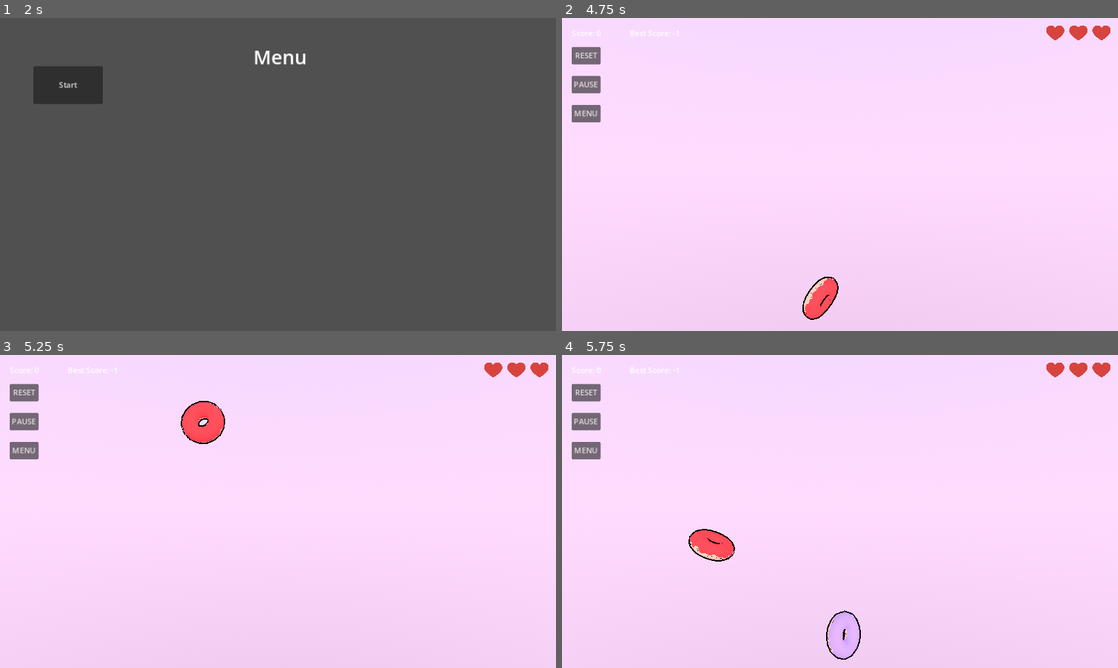
Above: before the commit, frames 1-4 (two rows, left to right).
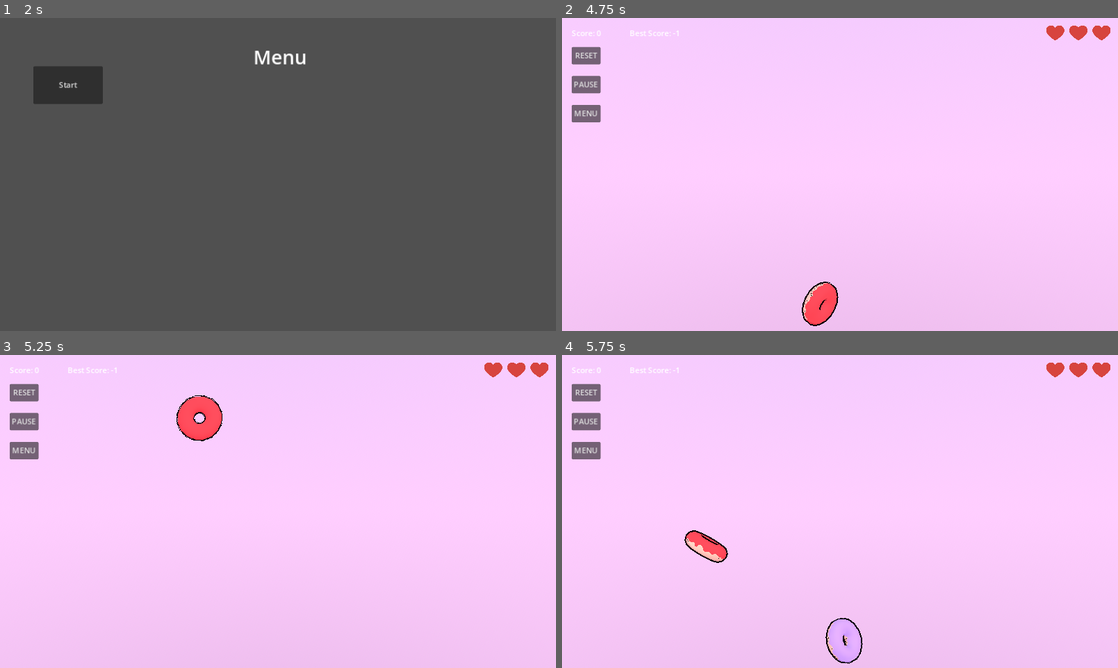
Above: after the commit, the same moments.

Repository: gugdun/donuts
Game: Godot game, scene res://scenes/game.tscn
Same seed, same stepped clock (60 frames per second), same inputs: the game is played once before the commit and once after it.
Inputs (mouse positions are in pixels of both pictures, inside the frame that each line leads up to):
- Up to frame 1 (2 s): click "RESET" at 0.5 s; click "PAUSE" at 1.25 s
- Up to frame 2 (4.75 s): click "Start" at 2 s; click "MENU" at 2.75 s; click "Start" at 3.5 s; tap Enter at 4.25 s; move the mouse to (962, 158) at 4.27 s; click (962, 158) at 4.42 s
- Up to frame 3 (5.25 s): drag from (166, 527) to (250, 574) at 5.02 s
- Up to frame 4 (5.75 s): no input

Frame 1 is identical in both runs. In frame 2, 0.3% of the frame differs, in the area x 43-50%, y 82-99%; in frame 3, 0.5%; in frame 4, 0.7%, in the area x 22-55%, y 55-99%.

Commit message:
add: Multi-touch support #12

Diff:
--- a/project.godot
+++ b/project.godot
@@ -29,6 +29,10 @@
 window/stretch/mode="canvas_items"
 window/stretch/aspect="expand"
 
+[input_devices]
+
+pointing/emulate_touch_from_mouse=true
+
 [physics]
 
 3d/default_gravity=4.9
--- a/scenes/game.tscn
+++ b/scenes/game.tscn
@@ -10,17 +10,17 @@
 [ext_resource type="Script" path="res://scripts/score_label.gd" id="6_3ugvf"]
 [ext_resource type="Script" path="res://scripts/game_state.gd" id="6_8jga8"]
 [ext_resource type="PackedScene" uid="uid://c68xoboemdf7w" path="res://scenes/donuts/pink_donut.tscn" id="6_i0elt"]
-[ext_resource type="PackedScene" uid="uid://bhyqrm80u08wx" path="res://scenes/hp_container.tscn" id="6_n65nv"]
+[ext_resource type="PackedScene" path="res://scenes/hp_container.tscn" id="6_n65nv"]
 [ext_resource type="PackedScene" uid="uid://bviyripn8ebbq" path="res://scenes/health_point.tscn" id="7_5yfvh"]
 [ext_resource type="Script" path="res://scripts/best_score_label.gd" id="7_n82gt"]
 [ext_resource type="Script" path="res://scripts/reset_button.gd" id="8_2bbsm"]
 
 [sub_resource type="ProceduralSkyMaterial" id="ProceduralSkyMaterial_c6ap1"]
-sky_top_color = Color(0.60287, 0.73308, 0.957591, 1)
-sky_horizon_color = Color(1, 0.860764, 0.999121, 1)
+sky_top_color = Color(0.534663, 0.685574, 0.94765, 1)
+sky_horizon_color = Color(1, 0.807843, 1, 1)
 sky_curve = 4.326
-ground_bottom_color = Color(0.656343, 0.487137, 0.651735, 1)
-ground_horizon_color = Color(1, 0.858824, 1, 1)
+ground_bottom_color = Color(0.578204, 0.412497, 0.574218, 1)
+ground_horizon_color = Color(1, 0.807843, 1, 1)
 ground_curve = 2.38856
 
 [sub_resource type="Sky" id="Sky_m31dt"]
@@ -30,11 +30,11 @@
 background_mode = 2
 sky = SubResource("Sky_m31dt")
 
-[node name="game" type="Node3D" node_paths=PackedStringArray("camera", "trail", "health_bar", "reset_button", "pause_button")]
+[node name="game" type="Node3D" node_paths=PackedStringArray("camera", "trails", "health_bar", "reset_button", "pause_button")]
 script = ExtResource("1_ybh72")
 pop_timeout = 0.05
 camera = NodePath("environment/camera")
-trail = NodePath("scene/trail")
+trails = [NodePath("scene/trail1"), NodePath("scene/trail2"), NodePath("scene/trail3"), NodePath("scene/trail4"), NodePath("scene/trail5"), NodePath("scene/trail6"), NodePath("scene/trail7"), NodePath("scene/trail8")]
 health_bar = NodePath("game_menu/hp_container")
 reset_button = NodePath("game_menu/reset_button")
 pause_button = NodePath("game_menu/pause_button")
@@ -49,7 +49,9 @@
 [node name="camera" type="Camera3D" parent="environment"]
 transform = Transform3D(1, 0, 0, 0, 1, 0, 0, 0, 1, 0, 0, 1)
 environment = SubResource("Environment_k3ono")
+projection = 1
 fov = 60.0
+size = 1.1
 
 [node name="scene" type="Node3D" parent="."]
 
@@ -61,7 +63,22 @@
 transform = Transform3D(1, 0, 0, 0, 1, 0, 0, 0, 1, 0, -1, 0)
 default_donuts = Array[PackedScene]([ExtResource("6_i0elt"), ExtResource("4_wa7g3"), ExtResource("5_l268r")])
 
-[node name="trail" parent="scene" instance=ExtResource("3_nnxak")]
+[node name="trail1" parent="scene" instance=ExtResource("3_nnxak")]
+
+[node name="trail2" parent="scene" instance=ExtResource("3_nnxak")]
+
+[node name="trail3" parent="scene" instance=ExtResource("3_nnxak")]
+
+[node name="trail4" parent="scene" instance=ExtResource("3_nnxak")]
+
+[node name="trail5" parent="scene" instance=ExtResource("3_nnxak")]
+
+[node name="trail6" parent="scene" instance=ExtResource("3_nnxak")]
+
+[node name="trail7" parent="scene" instance=ExtResource("3_nnxak")]
+
+[node name="trail8" parent="scene" instance=ExtResource("3_nnxak")]
+transform = Transform3D(1, 0, 0, 0, 1, 0, 0, 0, 1, 0, -1.25, 0)
 
 [node name="destroyer" parent="scene" instance=ExtResource("4_pxjyh")]
 transform = Transform3D(1, 0, 0, 0, 1, 0, 0, 0, 1, 0, -1.25, 0)
@@ -136,7 +153,6 @@
 text = "PAUSE"
 
 [node name="hp_container" parent="game_menu" instance=ExtResource("6_n65nv")]
-unique_name_in_owner = true
 layout_mode = 1
 anchors_preset = 0
 anchor_left = 0.0
--- a/scenes/trail.tscn
+++ b/scenes/trail.tscn
@@ -1,9 +1,7 @@
-[gd_scene load_steps=5 format=3 uid="uid://dyldi8104486i"]
+[gd_scene load_steps=4 format=3 uid="uid://dyldi8104486i"]
 
 [ext_resource type="Script" path="res://scripts/trail.gd" id="1_6m7tu"]
 [ext_resource type="Material" uid="uid://dwef75ccsbyhi" path="res://materials/trail.tres" id="2_kfhw7"]
-
-[sub_resource type="ImmediateMesh" id="ImmediateMesh_aiw44"]
 
 [sub_resource type="SphereShape3D" id="SphereShape3D_8di58"]
 radius = 0.025
@@ -18,7 +16,7 @@
 [node name="trail" type="MeshInstance3D" parent="."]
 material_override = ExtResource("2_kfhw7")
 cast_shadow = 0
-mesh = SubResource("ImmediateMesh_aiw44")
 
 [node name="shape" type="CollisionShape3D" parent="."]
 shape = SubResource("SphereShape3D_8di58")
+disabled = true
--- a/scripts/game.gd
+++ b/scripts/game.gd
@@ -2,46 +2,68 @@
 
 extends Node3D
 
-@export var max_points: int = 5
-@export var pop_timeout: float = 1.0 / 60
+@export var max_points: int = 6
+@export var pop_timeout: float = 1.0 / 75
 @export var camera: Camera3D
-@export var trail: Trail
+@export var trails: Array[Trail]
 @export var health_bar: HealthBar
 @export var reset_button: ResetButton
 @export var pause_button: Button
 
-var pressed: bool = false
-var points: Array[Vector3] = []
-var timeout: float = 0
+var pressed: Array[bool] = []
+var points: Array[Array] = []
+var timeout: Array[float] = []
 
 func _ready() -> void:
+	for i in trails.size():
+		pressed.append(false)
+		points.append([])
+		timeout.append(0)
 	get_tree().paused = true
 	reset_button.add_reset_call(_on_reset)
 
 func _process(delta: float) -> void:
 	max_points = int(Engine.get_frames_per_second() / 12)
 	pop_timeout = 2.0 / Engine.get_frames_per_second()
-	timeout += delta
-	if timeout >= pop_timeout and !points.is_empty():
-		points.pop_front()
-		timeout = 0
+	for i in trails.size():
+		timeout[i] += delta
+		if timeout[i] >= pop_timeout and !points[i].is_empty():
+			points[i].pop_front()
+			timeout[i] = 0
 
 func _physics_process(_delta: float) -> void:
-	trail.update(points, pressed)
+	for i in trails.size():
+		trails[i].update(points[i], pressed[i])
 
 func _input(event: InputEvent) -> void:
-	if event is InputEventMouseButton:
-		if event.is_pressed():
-			pressed = true
+	if event is InputEventScreenTouch:
+		if event.is_pressed() and event.index < trails.size():
+			pressed[event.index] = true
 			var projected: Vector3 = camera.project_position(event.position, 1)
-			points.append(projected)
+			points[event.index].append(projected)
 		elif event.is_released():
-			pressed = false
-	elif pressed and event is InputEventMouseMotion:
+			pressed[event.index] = false
+	elif event is InputEventScreenDrag and event.index < trails.size():
+		if !pressed[event.index]:
+			return
 		var projected: Vector3 = camera.project_position(event.position, 1)
-		points.append(projected)
-		if points.size() > max_points:
-			points.pop_front()
+		points[event.index].append(projected)
+		if points[event.index].size() > max_points:
+			points[event.index].pop_front()
+	# elif event is InputEventMouseButton:
+	# 	if event.is_pressed():
+	# 		pressed[0] = true
+	# 		var projected: Vector3 = camera.project_position(event.position, 1)
+	# 		points[0].append(projected)
+	# 	elif event.is_released():
+	# 		pressed[0] = false
+	# elif event is InputEventMouseMotion:
+	# 	if !pressed[0]:
+	# 		return
+	# 	var projected: Vector3 = camera.project_position(event.position, 1)
+	# 	points[0].append(projected)
+	# 	if points[0].size() > max_points:
+	# 		points[0].pop_front()
 
 func _on_reset():
 	GameState.set_state(GameState.State.PLAYING)
--- a/scripts/trail.gd
+++ b/scripts/trail.gd
@@ -7,14 +7,16 @@
 @export var mesh_instance: MeshInstance3D
 @export var collider: CollisionShape3D
 
-@onready var _m: ImmediateMesh = mesh_instance.mesh as ImmediateMesh
+var _dir: Vector3
 
-var _dir: Vector3
+func _ready() -> void:
+	mesh_instance.mesh = ImmediateMesh.new()
 
 func get_dir() -> Vector3:
 	return _dir
 
 func update(points: Array, pressed: bool) -> void:
+	var _m: ImmediateMesh = mesh_instance.mesh as ImmediateMesh
 	_m.clear_surfaces()
 
 	var size: int = points.size()
Not shown, changed: export_presets.cfg
